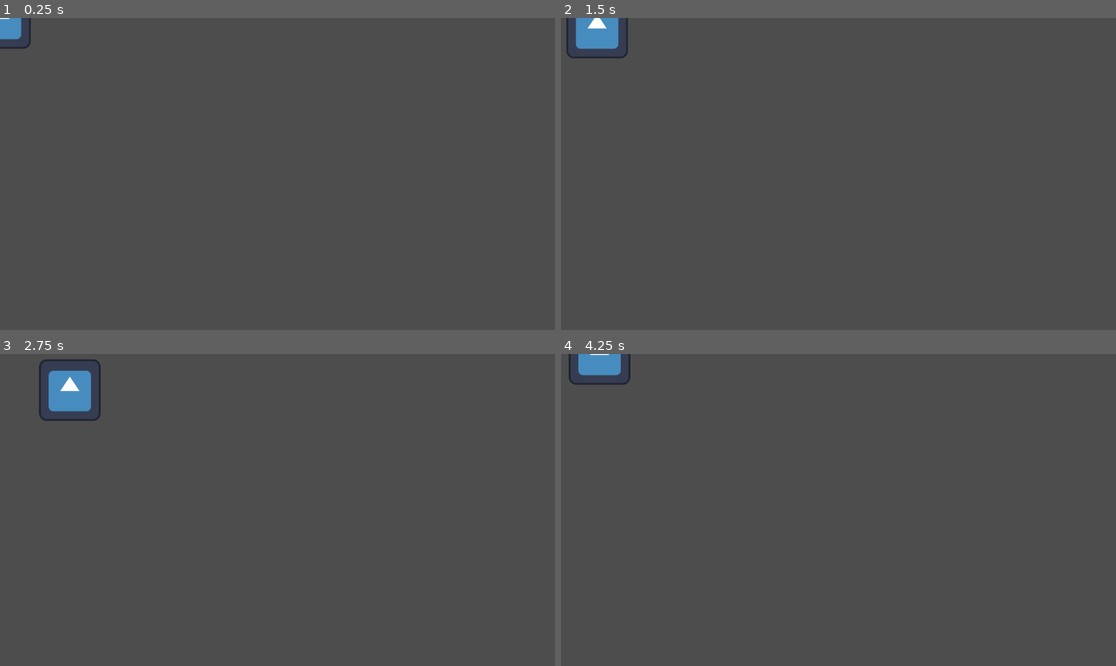
Above: before the commit, frames 1-4 (two rows, left to right).
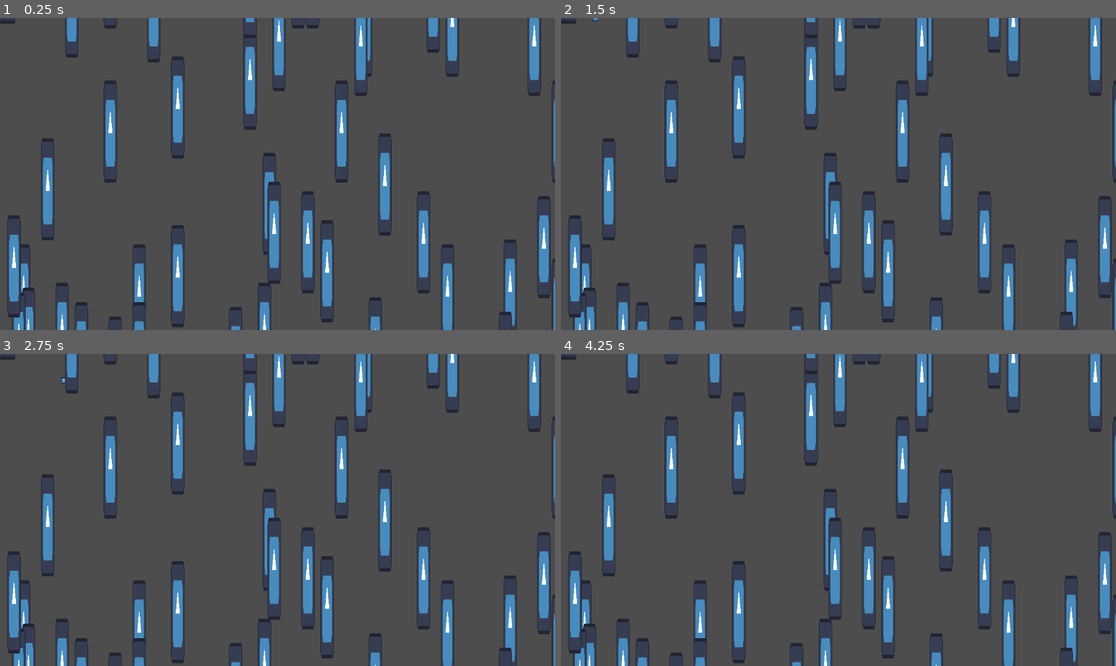
Above: after the commit, the same moments.

Repository: Josh-Farkas/Game-Jam-Z
Game: Godot game, scene res://World/World.tscn
Two runs of this game, one before a commit and one after it. Both use one fixed random seed, a clock stepped at 60 frames per second and the inputs below. The engine's default icon, where the game draws it, is replaced by a stand-in: a white triangle on a blue panel in a dark square.
Inputs:
- Up to frame 1 (0.25 s): no input
- Up to frame 2 (1.5 s): tap Enter at 0.5 s; hold D (right) 0.53-1.28 s; hold S (down) from 1.28 s (still down)
- Up to frame 3 (2.75 s): release S (down) at 2.03 s; hold D (right) from 2.03 s (still down)
- Up to frame 4 (4.25 s): release D (right) at 2.78 s; hold W (up) 2.78-3.53 s; hold A (left) from 3.53 s (still down)

The runs differ from the first frame. In frame 1, 12% of the frame differs, in the area x 0-100%, y 0-100%; in frame 2, 13%; in frame 3, 13%; in frame 4, 12%.
Error before the commit: Parse Error: Expected closing ")" after call arguments. (res://World/Tree/Trees.gd:25)

Commit message:
Resize player and improve tree generation

Diff:
--- a/Player/Player.tscn
+++ b/Player/Player.tscn
@@ -4,12 +4,14 @@
 [ext_resource type="Texture2D" uid="uid://bu7t1kygcvpki" path="res://icon.svg" id="2_2lak4"]
 
 [sub_resource type="CircleShape2D" id="CircleShape2D_kqsae"]
-radius = 65.192
+radius = 8.0
 
 [node name="Player" type="CharacterBody2D"]
 script = ExtResource("1_kqll7")
 
 [node name="Icon" type="Sprite2D" parent="."]
+position = Vector2(0, 1.90735e-06)
+scale = Vector2(0.105469, 0.105469)
 texture = ExtResource("2_2lak4")
 
 [node name="CollisionShape2D" type="CollisionShape2D" parent="."]
--- a/World/Tree/Trees.gd
+++ b/World/Tree/Trees.gd
@@ -1,10 +1,8 @@
-extends StaticBody2D
+extends Node2D
 
 @onready
 var tree_scn: PackedScene = preload("res://World/Tree/Tree.tscn")
 
-@onready
-var world: Node2D = get_tree().get_first_node_in_group("World")
 
 # Called when the node enters the scene tree for the first time.
 func _ready():
@@ -18,8 +16,9 @@
 func spawn_tree(pos: Vector2):
 	var tree: StaticBody2D = tree_scn.instantiate()
 	tree.global_position = pos
+	add_child(tree)
 
 
-func generate_trees(size: Vector2, density: int):
+func generate_trees(size: Vector2, density: float, min_distance: int = 10):
 	for i in range(size.x * size.y * density / 10000):
-		spawn_tree(Vector2(randi_range(0, size.x), randi_range(0, size.y))
+		spawn_tree(Vector2(randi_range(0, size.x / min_distance) * min_distance, randi_range(0, size.y / min_distance) * min_distance))
--- /dev/null
+++ b/World/World.gd
@@ -0,0 +1,15 @@
+extends Node2D
+
+const MAP_SIZE = Vector2(10000, 10000)
+
+@onready
+var trees: Node2D = get_node("Trees")
+
+# Called when the node enters the scene tree for the first time.
+func _ready():
+	trees.generate_trees(MAP_SIZE, .5)
+
+
+# Called every frame. 'delta' is the elapsed time since the previous frame.
+func _process(delta):
+	pass
--- a/World/World.tscn
+++ b/World/World.tscn
@@ -1,9 +1,11 @@
-[gd_scene load_steps=3 format=3 uid="uid://c6g5x5mcbtw30"]
+[gd_scene load_steps=4 format=3 uid="uid://c6g5x5mcbtw30"]
 
+[ext_resource type="Script" path="res://World/World.gd" id="1_rmncd"]
 [ext_resource type="PackedScene" uid="uid://burikultpcsxt" path="res://Player/Player.tscn" id="1_u5x5s"]
 [ext_resource type="Script" path="res://World/Tree/Trees.gd" id="2_bemed"]
 
 [node name="World" type="Node2D" groups=["World"]]
+script = ExtResource("1_rmncd")
 
 [node name="Player" parent="." instance=ExtResource("1_u5x5s")]
 
